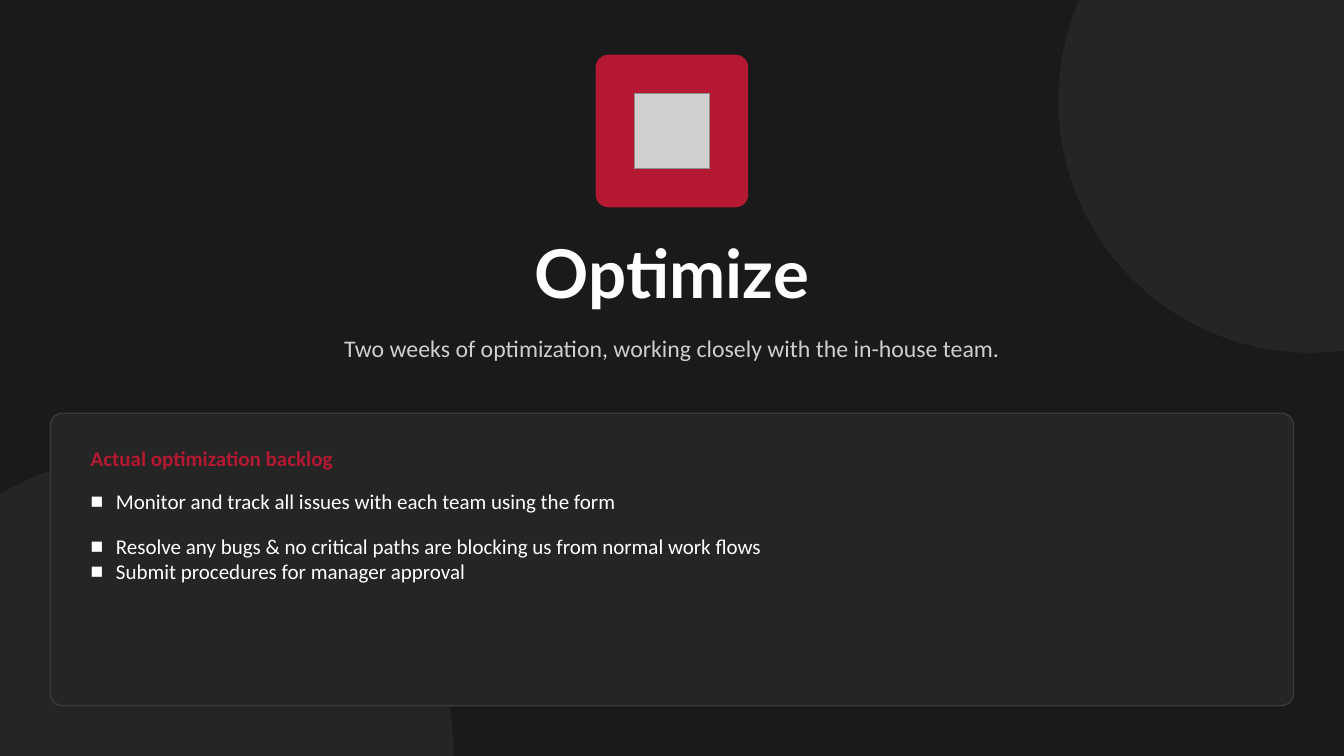
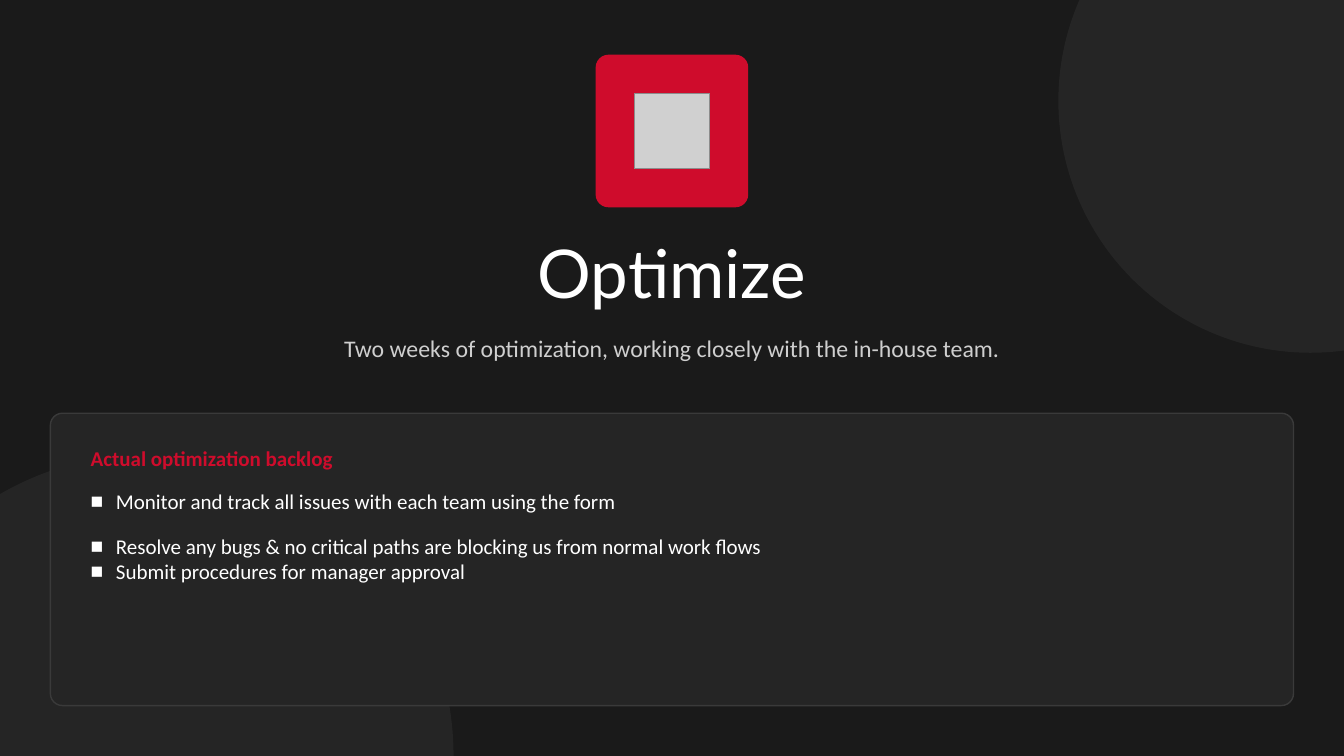
Before and after one commit to Enflite/eCMRs, a slide deck: slide 13 of docs/presentations/eCMRs_plan.pptx. Drawn at 1344x756 pixels with LibreOffice and Linux fonts; fonts in the diff are those of the drawing; grey boxes stand for pictures. Boxes give left, top, right and bottom in pixels: in the first picture for what was removed or moved away, otherwise in the second. Text is boxed around its words. In the diff, an @@ line names an element or a change of style, - is before the commit and + after.

```diff
--- a/docs/presentations/eCMRs_plan.pptx
+++ b/docs/presentations/eCMRs_plan.pptx
@@ rounded rectangle at (597, 55, 748, 207): fill #B41832 to #CF0C2C; outline #B41832 1 pt to #CF0C2C 1 pt @@
@@ text "Optimize" at (538, 248, 806, 310): bold off @@
@@ text "Actual optimization backlog" at (91, 451, 333, 470): text colour #B41832 to #CF0C2C @@
```
Also in this commit, not shown: 12 other slides changed, 2 other files.
